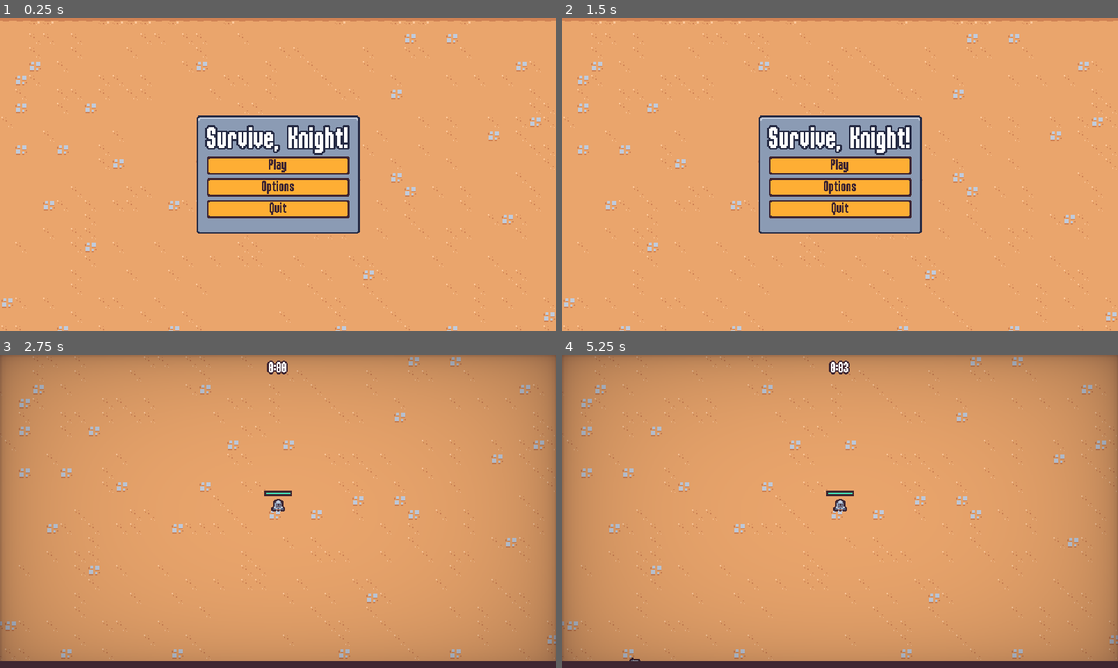
Above: before the commit, frames 1-4 (two rows, left to right).
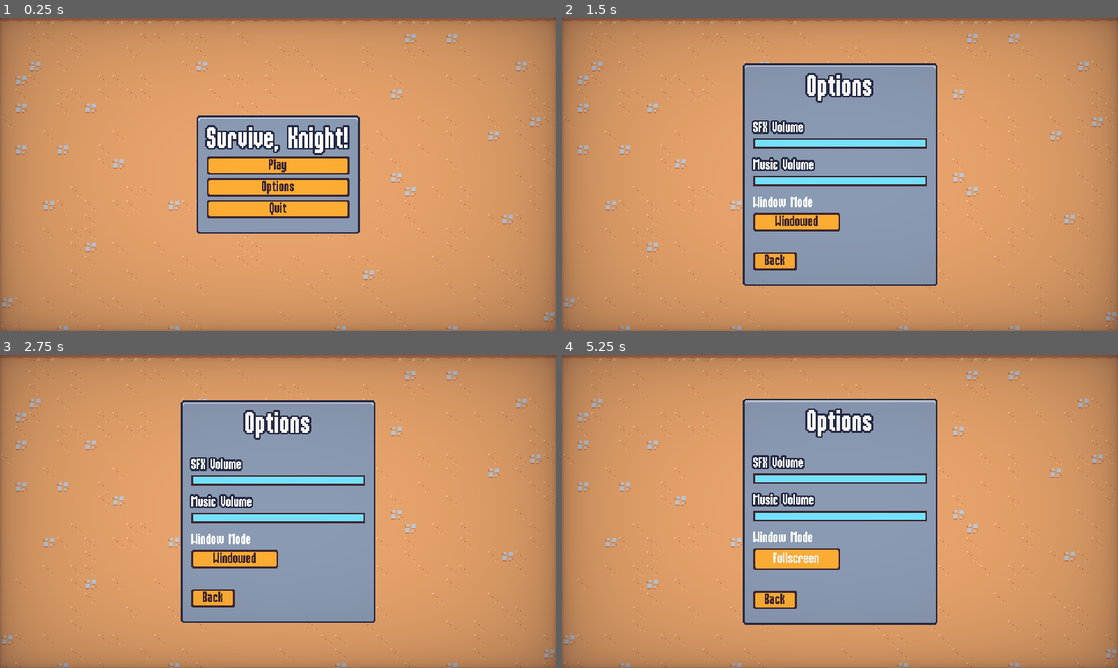
Above: after the commit, the same moments.

Repository: brunowsky/aula_gamedev
Game: Godot game, scene res://scenes/ui/main_menu.tscn
The game is run twice, just before and just after one commit, with the same random seed, the same clock (stepped at 60 frames per second) and the same inputs.
Inputs (mouse positions are in pixels of both pictures, inside the frame that each line leads up to):
- Up to frame 1 (0.25 s): no input
- Up to frame 2 (1.5 s): click "Options" at 0.5 s; click "Back" at 1.25 s
- Up to frame 3 (2.75 s): click "Play" at 2 s
- Up to frame 4 (5.25 s): click (840, 502) at 2.75 s, where only the run after the commit has a clickable "Play"; click (795, 558) at 3.5 s, where only the run after the commit has a clickable "Windowed"; click (840, 502) at 4.25 s, where only the run after the commit has a clickable "Play"; move the mouse to (962, 495) at 5.02 s; press the mouse at (962, 495) at 5.03 s

The runs differ from the first frame. In frame 1, 33% of the frame differs, in the area x 0-100%, y 0-100%; in frame 2, 55%; in frame 3, 30%; in frame 4, 31%.
Error before the commit: Parse Error: Could not find type "SwordAbility" in the current scope. (res://scenes/ability/sword_ability_controller/sword_ability_controller.gd:37)

Commit message:
pc -> notebook

Diff:
--- a/game/project.godot
+++ b/game/project.godot
@@ -19,6 +19,8 @@
 
 GameEvents="*res://scenes/autoload/game_events.tscn"
 MusicPlayer="*res://scenes/autoload/music_player.tscn"
+ScreenTransition="*res://scenes/autoload/screen_transition.tscn"
+MetaProgression="*res://scenes/autoload/meta_progression.tscn"
 
 [debug]
 
--- /dev/null
+++ b/game/resources/meta_upgrades/experience_gain.tres
@@ -0,0 +1,10 @@
+[gd_resource type="Resource" load_steps=2 format=3 uid="uid://dyabx3qkv2pp2"]
+
+[ext_resource type="Script" path="res://resources/meta_upgrades/meta_upgrade.gd" id="1_7rbv3"]
+
+[resource]
+script = ExtResource("1_7rbv3")
+id = "experience_gain"
+max_quantity = 1
+title = "Increase Experience"
+description = "Increases experience drop chance by 10%."
--- /dev/null
+++ b/game/resources/meta_upgrades/meta_upgrade.gd
@@ -0,0 +1,7 @@
+extends Resource
+class_name MetaUpgrade
+
+@export var id: String
+@export var max_quantity: int = 1
+@export var title: String
+@export_multiline var description: String
--- /dev/null
+++ b/game/scenes/autoload/meta_progression.gd
@@ -0,0 +1,23 @@
+extends Node
+
+var save_data: Dictionary = {
+	"meta_upgrade_currency": 0,
+	"meta_upgrades": {}
+}
+
+
+func _ready():
+	GameEvents.experience_vial_collected.connect(on_experience_collected)
+	add_meta_upgrade(load("res://resources/meta_upgrades/experience_gain.tres"))
+
+
+func add_meta_upgrade(upgrade: MetaUpgrade):
+	if !save_data["meta_upgrades"].has(upgrade.id):
+		save_data["meta_upgrades"][upgrade.id] = {
+			"quantity": 0
+		}
+	save_data["meta_upgrades"][upgrade.id]["quantity"] += 1
+
+
+func on_experience_collected(number: float):
+	save_data["meta_upgrade_currency"] += number
--- /dev/null
+++ b/game/scenes/autoload/meta_progression.tscn
@@ -0,0 +1,6 @@
+[gd_scene load_steps=2 format=3 uid="uid://boe4471fatb2y"]
+
+[ext_resource type="Script" path="res://scenes/autoload/meta_progression.gd" id="1_afito"]
+
+[node name="MetaProgression" type="Node"]
+script = ExtResource("1_afito")
--- /dev/null
+++ b/game/scenes/autoload/screen_transition.gd
@@ -0,0 +1,19 @@
+extends CanvasLayer
+
+signal transitioned_halfway
+
+var skip_emit = false
+
+
+func transition():
+	$AnimationPlayer.play("default")
+	await transitioned_halfway
+	skip_emit = true
+	$AnimationPlayer.play_backwards("default")
+
+
+func emit_transitioned_halfway():
+	if skip_emit:
+		skip_emit = false
+		return
+	transitioned_halfway.emit()
--- /dev/null
+++ b/game/scenes/autoload/screen_transition.gdshader
@@ -0,0 +1,15 @@
+shader_type canvas_item;
+
+uniform vec4 transition_color : source_color;
+uniform sampler2D transition_texture : filter_nearest;
+uniform float percent : hint_range(0.0, 1.0);
+
+void fragment() {
+	vec4 transition_texture_color = texture(transition_texture, UV);
+	if (transition_texture_color.r > percent) {
+		COLOR.a = 0.0;
+	}
+	else {
+		COLOR = transition_color;
+	}
+}
--- /dev/null
+++ b/game/scenes/autoload/screen_transition.tscn
@@ -0,0 +1,106 @@
+[gd_scene load_steps=8 format=3 uid="uid://bq6u4x5alouxu"]
+
+[ext_resource type="Shader" path="res://scenes/autoload/screen_transition.gdshader" id="1_u44af"]
+[ext_resource type="Script" path="res://scenes/autoload/screen_transition.gd" id="1_wr12b"]
+[ext_resource type="Texture2D" uid="uid://dtn660nsmvmt4" path="res://assets/ui/screen_transition.png" id="2_pvnu7"]
+
+[sub_resource type="Animation" id="Animation_51k7v"]
+resource_name = "default"
+length = 0.4
+step = 0.01
+tracks/0/type = "value"
+tracks/0/imported = false
+tracks/0/enabled = true
+tracks/0/path = NodePath("ColorRect:material:shader_parameter/percent")
+tracks/0/interp = 1
+tracks/0/loop_wrap = true
+tracks/0/keys = {
+"times": PackedFloat32Array(0, 0.4),
+"transitions": PackedFloat32Array(2, 1),
+"update": 0,
+"values": [0.0, 1.0]
+}
+tracks/1/type = "method"
+tracks/1/imported = false
+tracks/1/enabled = true
+tracks/1/path = NodePath(".")
+tracks/1/interp = 1
+tracks/1/loop_wrap = true
+tracks/1/keys = {
+"times": PackedFloat32Array(0.4),
+"transitions": PackedFloat32Array(1),
+"values": [{
+"args": [],
+"method": &"emit_transitioned_halfway"
+}]
+}
+tracks/2/type = "value"
+tracks/2/imported = false
+tracks/2/enabled = true
+tracks/2/path = NodePath("ColorRect:visible")
+tracks/2/interp = 1
+tracks/2/loop_wrap = true
+tracks/2/keys = {
+"times": PackedFloat32Array(0, 0.01),
+"transitions": PackedFloat32Array(1, 1),
+"update": 1,
+"values": [false, true]
+}
+
+[sub_resource type="Animation" id="Animation_chh2p"]
+length = 0.001
+tracks/0/type = "value"
+tracks/0/imported = false
+tracks/0/enabled = true
+tracks/0/path = NodePath("ColorRect:material:shader_parameter/percent")
+tracks/0/interp = 1
+tracks/0/loop_wrap = true
+tracks/0/keys = {
+"times": PackedFloat32Array(0),
+"transitions": PackedFloat32Array(1),
+"update": 0,
+"values": [0.0]
+}
+tracks/1/type = "value"
+tracks/1/imported = false
+tracks/1/enabled = true
+tracks/1/path = NodePath("ColorRect:visible")
+tracks/1/interp = 1
+tracks/1/loop_wrap = true
+tracks/1/keys = {
+"times": PackedFloat32Array(0),
+"transitions": PackedFloat32Array(1),
+"update": 1,
+"values": [false]
+}
+
+[sub_resource type="AnimationLibrary" id="AnimationLibrary_kylc0"]
+_data = {
+"RESET": SubResource("Animation_chh2p"),
+"default": SubResource("Animation_51k7v")
+}
+
+[sub_resource type="ShaderMaterial" id="ShaderMaterial_84tyv"]
+shader = ExtResource("1_u44af")
+shader_parameter/transition_color = Color(0.247059, 0.14902, 0.192157, 1)
+shader_parameter/percent = 0.0
+shader_parameter/transition_texture = ExtResource("2_pvnu7")
+
+[node name="ScreenTransition" type="CanvasLayer"]
+process_mode = 3
+layer = 5
+script = ExtResource("1_wr12b")
+
+[node name="AnimationPlayer" type="AnimationPlayer" parent="."]
+libraries = {
+"": SubResource("AnimationLibrary_kylc0")
+}
+
+[node name="ColorRect" type="ColorRect" parent="."]
+visible = false
+material = SubResource("ShaderMaterial_84tyv")
+anchors_preset = 15
+anchor_right = 1.0
+anchor_bottom = 1.0
+grow_horizontal = 2
+grow_vertical = 2
--- a/game/scenes/ui/end_screen.gd
+++ b/game/scenes/ui/end_screen.gd
@@ -29,6 +29,8 @@
 
 
 func on_restart_button_pressed():
+	ScreenTransition.transition()
+	await ScreenTransition.transitioned_halfway
 	get_tree().paused = false
 	get_tree().change_scene_to_file("res://scenes/main/main.tscn")
 
--- a/game/scenes/ui/main_menu.gd
+++ b/game/scenes/ui/main_menu.gd
@@ -11,10 +11,14 @@
 
 
 func on_play_pressed():
+	ScreenTransition.transition()
+	await ScreenTransition.transitioned_halfway
 	get_tree().change_scene_to_file("res://scenes/main/main.tscn")
 
 
 func on_options_pressed():
+	ScreenTransition.transition()
+	await ScreenTransition.transitioned_halfway
 	var options_instance = options_scene.instantiate()
 	add_child(options_instance)
 	options_instance.back_pressed.connect(on_options_closed.bind(options_instance))
--- a/game/scenes/ui/main_menu.tscn
+++ b/game/scenes/ui/main_menu.tscn
@@ -60,3 +60,4 @@
 text = "Quit"
 
 [node name="Vignette" parent="." instance=ExtResource("2_pwi70")]
+layer = 2
--- a/game/scenes/ui/options_menu.gd
+++ b/game/scenes/ui/options_menu.gd
@@ -52,4 +52,6 @@
 
 
 func on_back_button_pressed():
+	ScreenTransition.transition()
+	await ScreenTransition.transitioned_halfway
 	back_pressed.emit()
--- a/game/scenes/ui/pause_menu.gd
+++ b/game/scenes/ui/pause_menu.gd
@@ -52,6 +52,8 @@
 
 
 func on_options_pressed():
+	ScreenTransition.transition()
+	await ScreenTransition.transitioned_halfway
 	var options_menu_instance = options_menu_scene.instantiate()
 	add_child(options_menu_instance)
 	options_menu_instance.back_pressed.connect(on_options_back_pressed.bind(options_menu_instance))
Binary file added: game/assets/ui/screen_transition.png
Not shown, added: game/assets/ui/screen_transition.png.import
Not shown: 1 places in game/scenes/game_object/basic_enemy/basic_enemy.tscn that only renumber resources
Not shown: 1 places in game/scenes/game_object/player/player.tscn that only renumber resources
Not shown: 1 places in game/scenes/game_object/wizard_enemy/wizard_enemy.tscn that only renumber resources
Not shown: 1 places in game/scenes/ui/main_menu.tscn that only renumber resources
Not shown: 1 places in game/scenes/ui/options_menu.tscn that only renumber resources
Not shown: 1 places in game/scenes/ui/pause_menu.tscn that only renumber resources
